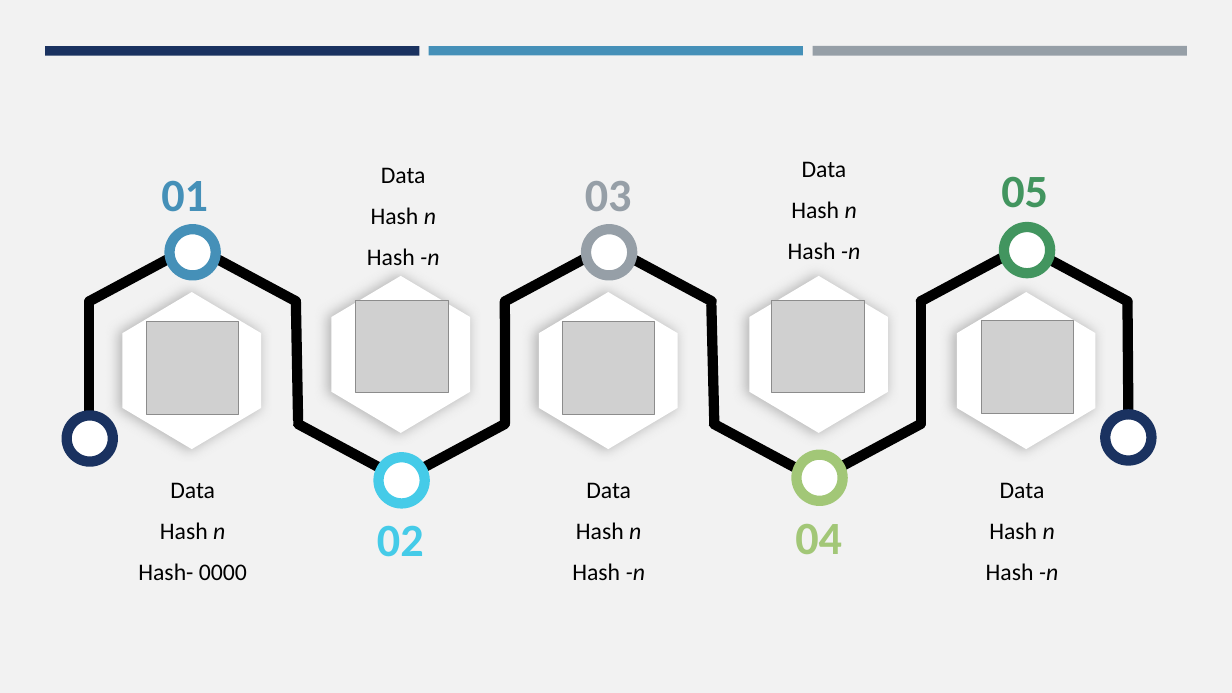
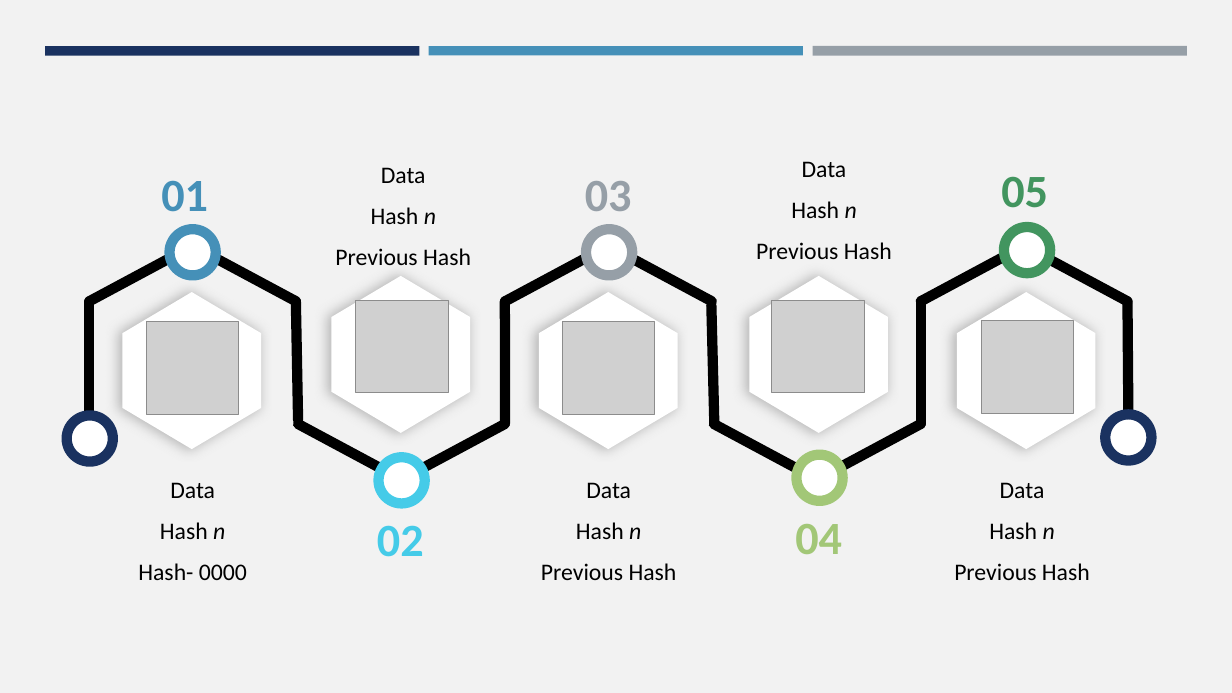
Before and after one commit to RGUChainGang2022/ReactFrontend, a slide deck: slide 4 of Blockchain.pptx. Drawn at 1232x693 pixels with LibreOffice and Linux fonts; fonts in the diff are those of the drawing; grey boxes stand for pictures. Boxes give left, top, right and bottom in pixels: in the first picture for what was removed or moved away, otherwise in the second. Text is boxed around its words. In the diff, an @@ line names an element or a change of style, - is before the commit and + after.

```diff
--- a/Blockchain.pptx
+++ b/Blockchain.pptx
@@ text at (335,248,471,265): text changed @@
-Hash -n
+Previous Hash
@@ text at (756,242,892,259): text changed @@
-Hash -n
+Previous Hash
@@ text at (541,563,677,580): text changed @@
-Hash -n
+Previous Hash
@@ text at (954,563,1090,580): text changed @@
-Hash -n
+Previous Hash
```
Also in this commit, not shown: 3 other slides changed, 2 slides added, 1 slide removed.
